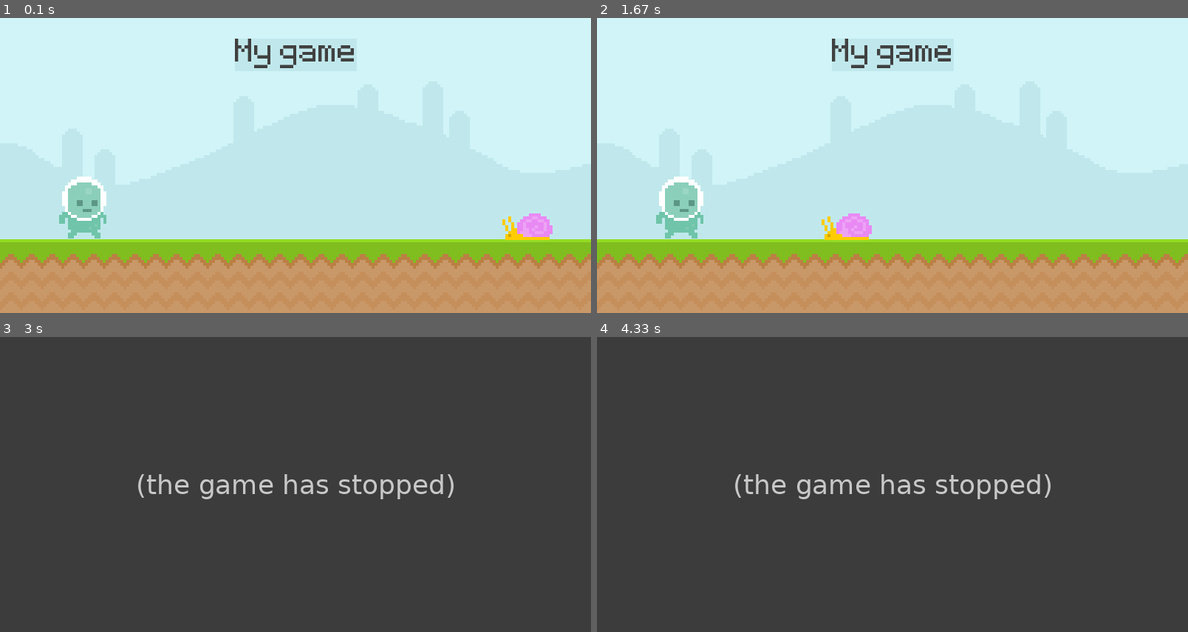
Above: before the commit, frames 1-4 (two rows, left to right).
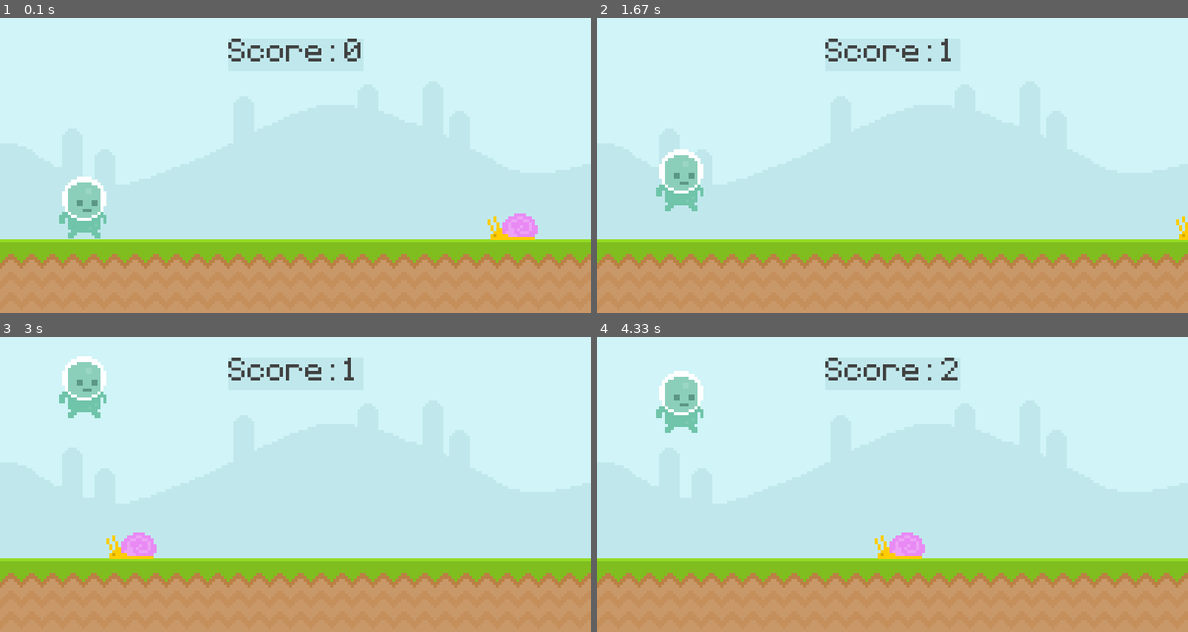
Above: after the commit, the same moments.

Repository: PaoloGuglie/Clear_Code_Tutorials
Game: pygame game, started from introduction to Pygame/project 1/main.py
Same seed, same stepped clock (60 frames per second), same inputs: the game is played once before the commit and once after it.
Inputs:
- Up to frame 1 (0.1 s): no input
- Up to frame 2 (1.67 s): tap Space at 0.33, 0.73, 1.03, 1.57 s
- Up to frame 3 (3 s): tap Space at 1.87, 2.63 s
- Up to frame 4 (4.33 s): tap Space at 3.4, 3.8, 4.1 s

The runs differ from the first frame. In frame 1, 1.4% of the frame differs, in the area x 38-94%, y 7-76%; in frame 2, 3.2%; in frame 3, 100%, in the area x 0-100%, y 0-100%; in frame 4, 100%.
Before the commit the program exited at 2.32 s; later frames show no game.

Commit message:
Version #5

Diff:
--- a/introduction to Pygame/main/main.py
+++ b/introduction to Pygame/project 1/main.py
@@ -15,7 +15,7 @@
 ground_surface = pygame.image.load("../graphics/ground.png").convert()
 
 # Create score surface and rectangle
-score_surface = text_font.render('My game', True, (64, 64, 64))
+score_surface = text_font.render(f'Score: {SCORE}', True, (64, 64, 64))
 score_rect = score_surface.get_rect(center=(400, 50))
 
 # Create snail surface and rectangle
@@ -31,12 +31,19 @@
 
     # Check for inputs
     for event in pygame.event.get():
+        # Quit
         if event.type == pygame.QUIT:
             quit_game()
+        # Mouse click
         if event.type == pygame.MOUSEBUTTONDOWN:
             print(event.pos)
+        # Jump
+        if event.type == pygame.KEYDOWN:
+            if event.key == pygame.K_SPACE:
+                if player_rectangle.y == 215:
+                    PLAYER_GRAVITY = -20
 
-    # Position the surfaces on the display surface
+    # Position the items on the display surface
     screen.blit(sky_surface, (0, 0))
     screen.blit(ground_surface, (0, 300))
 
@@ -46,15 +53,24 @@
     screen.blit(player_surface, player_rectangle)
     screen.blit(snail_surface, snail_rectangle)
 
+    # Move the player
+    if PLAYER_GRAVITY < 0 or player_rectangle.y != 215:
+        PLAYER_GRAVITY += 1
+        player_rectangle.y += PLAYER_GRAVITY
+
     # Move the snail
     snail_rectangle.x -= SNAIL_SPEED
-    # Check for out of bounds
+    # Check if the snail reached end of screen
     if snail_rectangle.right <= 0:
+        # Move snail back to start
         snail_rectangle.left = 800
+        # Update score
+        SCORE += 1
+        score_surface = text_font.render(f'Score: {SCORE}', True, (64, 64, 64))
 
     # Check for collision
     if player_rectangle.colliderect(snail_rectangle):
-        print("Snail collision! Game aborted")
+        print(f"Snail collision! Score: {SCORE}")
         quit_game()
 
     # Check for mouse collision with the player
--- a/introduction to Pygame/main/settings.py
+++ b/introduction to Pygame/project 1/settings.py
@@ -8,4 +8,10 @@
 
 # Snail position
 SNAIL_POSITION = (700, 265)
-SNAIL_SPEED = 4
+SNAIL_SPEED = 8
+
+# Physics
+PLAYER_GRAVITY = 0
+
+# Gameplay
+SCORE = 0
Renamed: introduction to Pygame/main/functions.py -> introduction to Pygame/project 1/functions.py
